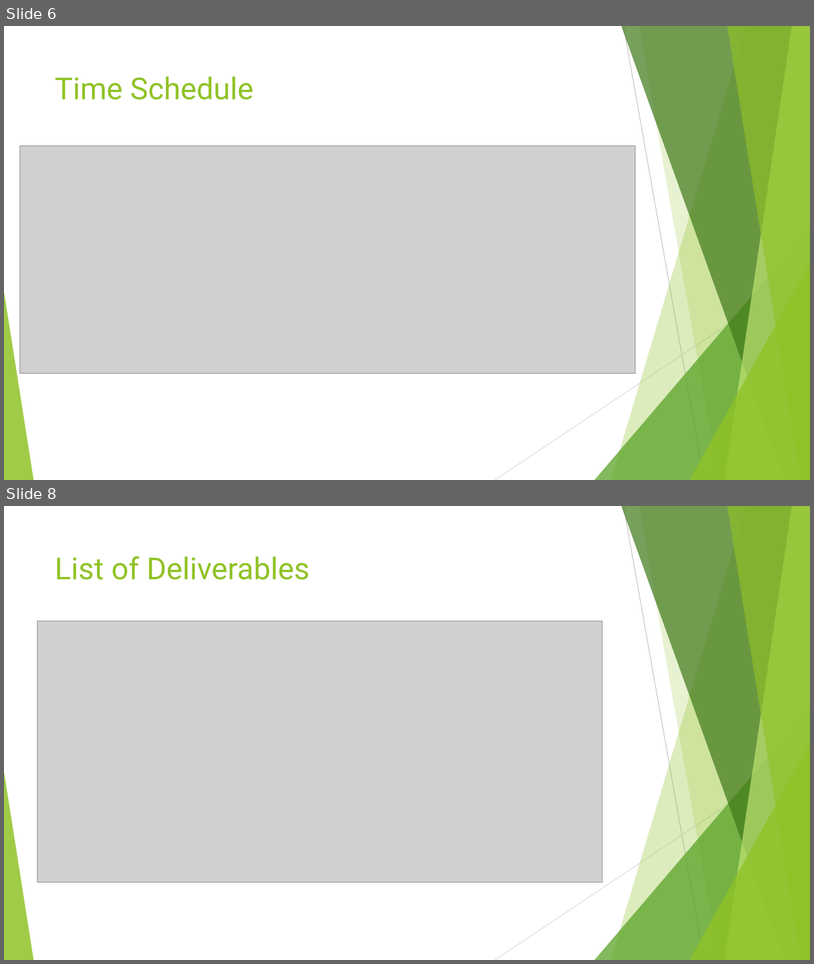
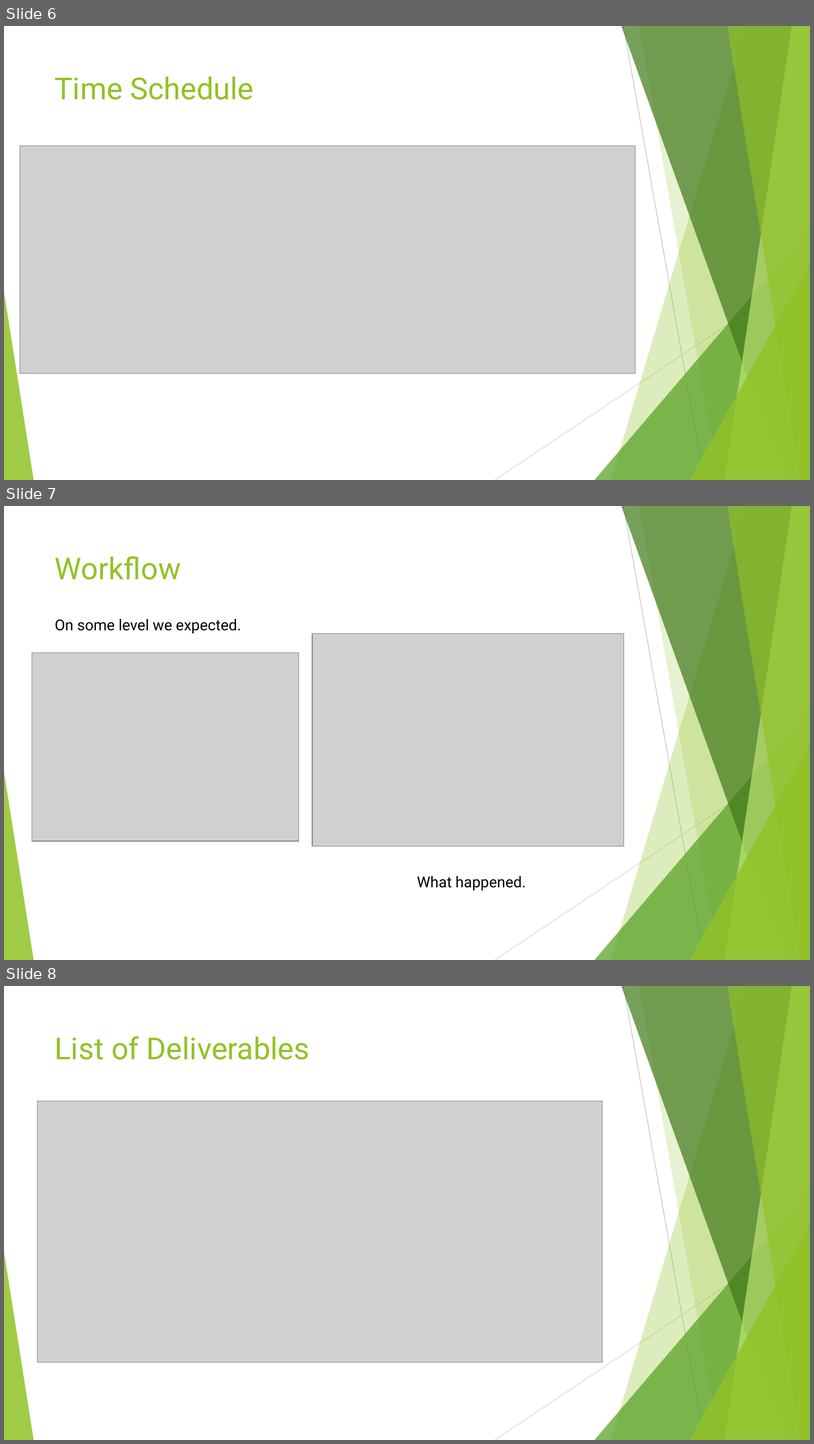
Before and after one commit to Project6/Planit, a slide deck: Final Project Documentation/CSC521.pptx. Shown one above the other, each under a label of ours: slides 6 and 8 before the commit, slides 6, 7 and 8 after it; the slides between them are not shown. The pictures are 814x964 and 814x1444 pixels, drawn with LibreOffice and Linux fonts; fonts in the diff are those of the drawing; grey boxes stand for pictures. Boxes give left, top, right and bottom in pixels: in the first picture for what was removed or moved away, otherwise in the second. Text is boxed around its words. In the diff, an @@ line names an element or a change of style, - is before the commit and + after.

Commit message:
added workflow slide

```diff
--- a/Final Project Documentation/CSC521.pptx
+++ b/Final Project Documentation/CSC521.pptx
@@ slide 7 added at bbox=[4, 506, 810, 960], background #FFFFFF; not listed: 10 template elements that a slide beside it also shows @@
@@ title added at bbox=[55, 556, 181, 580], 36 pt, text #90C226 @@
+Workflow
@@ text added at bbox=[55, 619, 242, 633], 18 pt, text #000000 @@
+On some level we expected.
@@ picture added at bbox=[312, 634, 624, 846] @@
@@ picture added at bbox=[32, 652, 299, 841] @@
@@ text added at bbox=[417, 876, 526, 890], 18 pt, text #000000 @@
+What happened.
```
Also in this commit, not shown: 1 slide removed.
